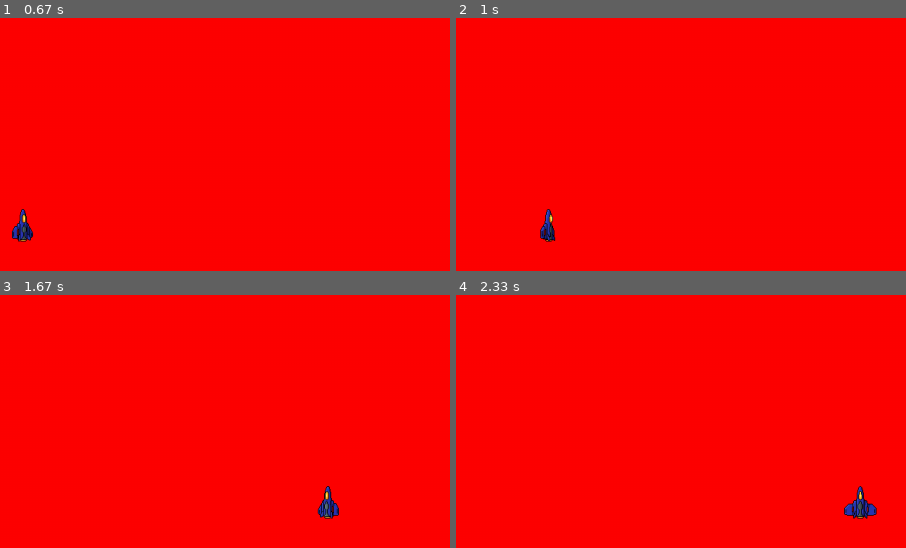
Above: before the commit, frames 1-4 (two rows, left to right).
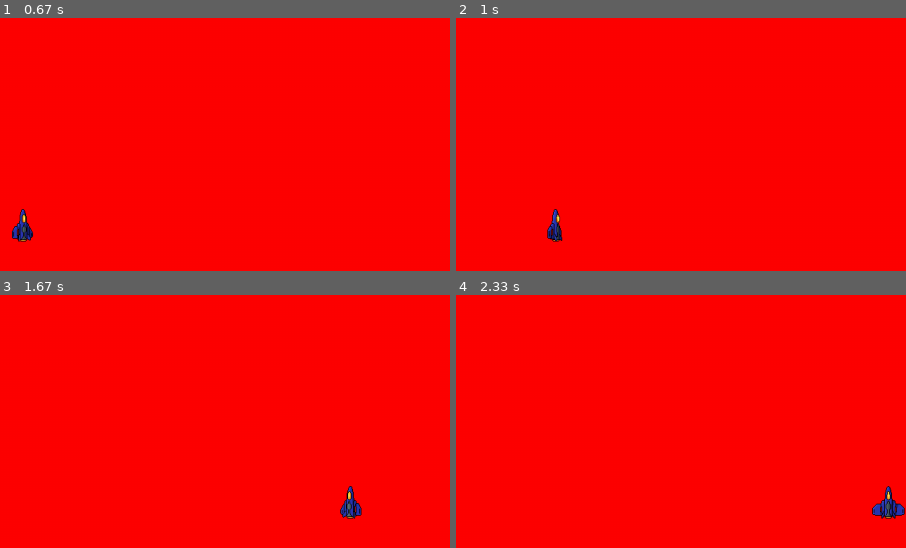
Above: after the commit, the same moments.

Repository: lucas-1120319/Ace-Pygame
Game: pygame game, started from main.py
The game is run twice, just before and just after one commit, with the same random seed, the same clock (stepped at 60 frames per second) and the same inputs.
Inputs:
- Up to frame 1 (0.67 s): hold D from 0.33 s (still down)
- Up to frame 2 (1 s): release D at 0.8 s; hold D from 0.83 s (still down)
- Up to frame 3 (1.67 s): release D at 1.3 s; hold A from 1.33 s (still down)
- Up to frame 4 (2.33 s): release A at 1.87 s; hold A 1.9-2.3 s
The pictures show only the part of the screen within x 50-100%, y 50-100%; the shares and areas given below are measured in that part.

Frame 1 is identical in both runs. In frame 2, 0.5% of the frame differs, in the area x 18-24%, y 75-89%; in frame 3, 0.8%; in frame 4, 1.0%, in the area x 86-100%, y 75-89%.

Commit message:
earlyer merge gone wrong fixed

Diff:
--- a/main.py
+++ b/main.py
@@ -26,13 +26,12 @@
 
 def key_pressed():
     pressed_keys = pygame.key.get_pressed()
-
     if pressed_keys[pygame.K_a]:
-        player_class.move(-1)  # move left
-
-    if pressed_keys[pygame.K_d]:
-        player_class.move(1)   # move right
-
+        player_class.move(-1) # left
+    elif pressed_keys[pygame.K_d]:
+        player_class.move(1) # right
+    else:
+        player_class.move(0) #default (glide)
     player_class.update()
 
 
